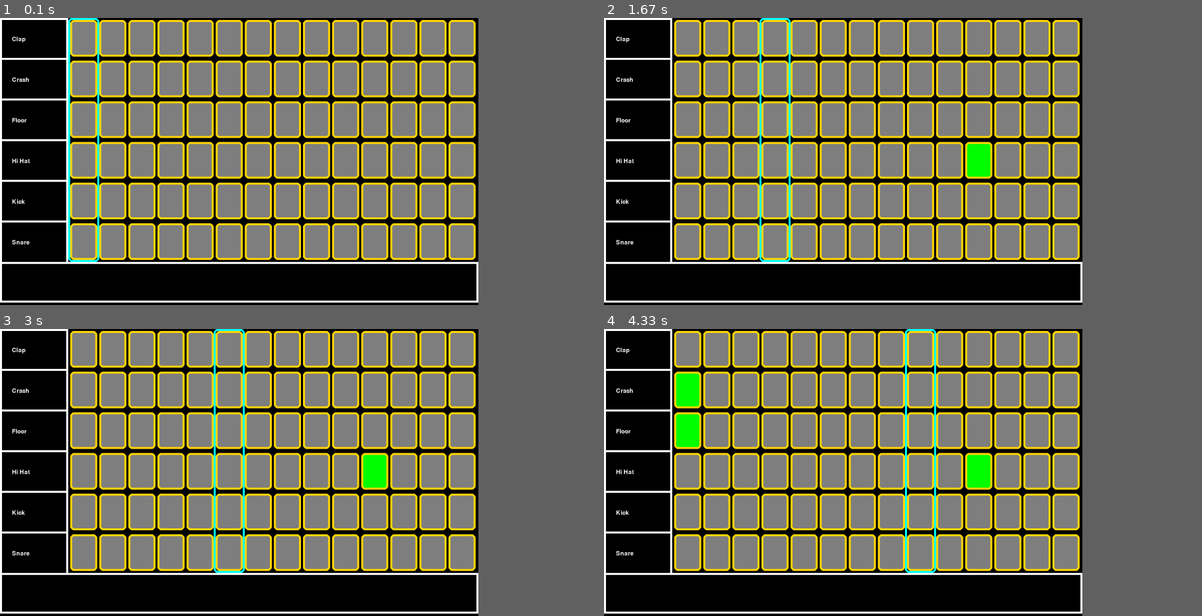
Above: before the commit, frames 1-4 (two rows, left to right).
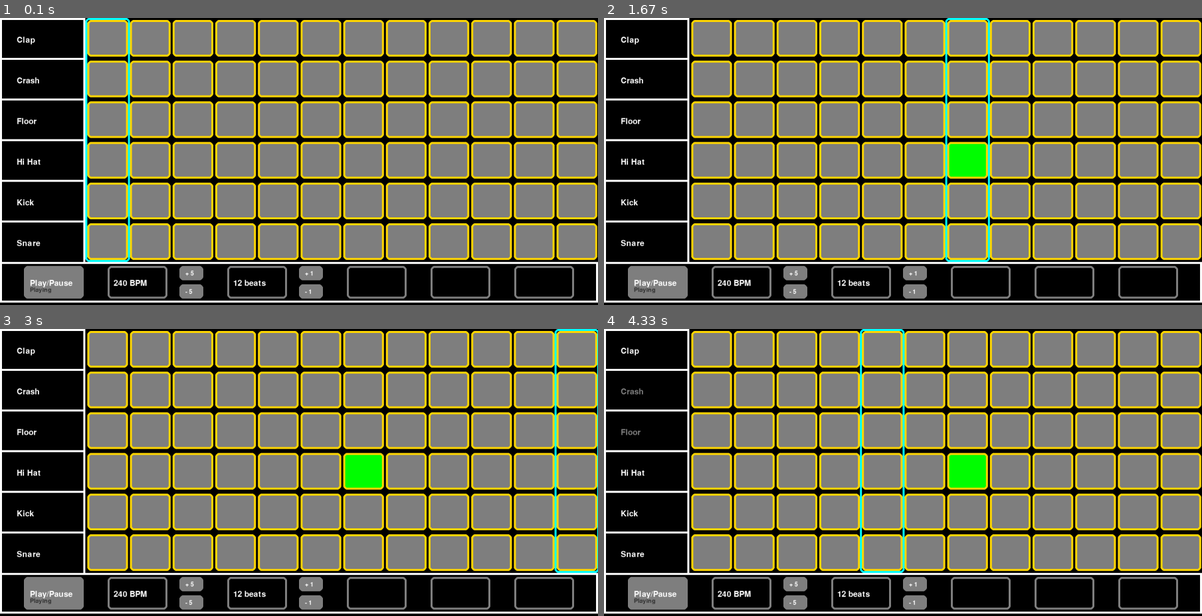
Above: after the commit, the same moments.

Repository: lukaszlukaszew/drum-machine-pygame
Game: pygame game, started from main.py
The game is run twice, just before and just after one commit, with the same random seed, the same clock (stepped at 60 frames per second) and the same inputs.
Inputs (mouse positions are in pixels of both pictures, inside the frame that each line leads up to):
- Up to frame 1 (0.1 s): no input
- Up to frame 2 (1.67 s): press the mouse at (968, 161) at 0.37 s; move the mouse to (843, 138) at 0.47 s; release the mouse at (717, 118) at 0.6 s
- Up to frame 3 (3 s): no input
- Up to frame 4 (4.33 s): click (681, 403) at 3.22 s; click (681, 443) at 3.55 s
In our replay, the window is 720x432 before the commit and 900x432 after it. These sizes can differ from the game's own. Grey fills any space a smaller window leaves; there, only what the larger window draws over its background counts as a difference.

The runs differ from the first frame. In frame 1, 31% of the frame differs, in the area x 2-100%, y 0-100%; in frame 2, 31%; in frame 3, 31%; in frame 4, 31%.

Commit message:
Add Play_Pause, BPM, Beats buttons

Diff:
--- a/configuration.py
+++ /dev/null
@@ -1,9 +0,0 @@
-"""App configuration"""
-
-# screen
-
-width, height, frame = 1200, 720, 5
-
-# player
-
-fps, bpm, beats = 60, 120, 14
--- a/functions.py
+++ b/functions.py
@@ -7,56 +7,117 @@
 import pygame
 from pygame import mixer
 
-import configuration as c
-import rgb as r
-
 
 def start_app():
     """Preparation of all necessary stuff and main app loop."""
-    active_beat, active_length, playing, beat_changed, beats = 0, 0, True, True, c.beats
-    beat_length = c.fps * 60 // c.bpm
+
     run = True
 
     pygame.init()
 
-    screen = pygame.display.set_mode([c.width, c.height])
-    label_font = pygame.font.Font('freesansbold.ttf', 15)
-    pygame.display.set_caption("Amazing Drum Machine Evolved")
+    window = {
+        "width": 1500,
+        "height": 720,
+        "frame": 5,
+        "window_measurement": 7,
+        "title": "Amazing Drum Machine Evolved"
+    }
+
+    fonts = {
+        "label": pygame.font.Font('freesansbold.ttf', 20),
+        "medium": pygame.font.Font('freesansbold.ttf', 15),
+    }
+
+    player = {
+        "bpm": 240,
+        "fps": 60,
+        "beats": 12,
+        "active_beat": 0,
+        "active_length": 0,
+        "playing": True,
+        "beat_changed": True,
+        "beat_length": None,
+        True: "Playing",
+        False: "Paused",
+    }
+
+    colors = {
+        "black": (0, 0, 0),
+        "white": (255, 255, 255),
+        "gray": (128, 128, 128),
+        "gold": (255, 215, 0),
+        "green": (0, 255, 0),
+        "blue": (0, 255, 255),
+        "dark_gray": (50, 50, 50),
+        "dark_green": (0, 100, 0),
+    }
+
+    screen = pygame.display.set_mode([window["width"], window["height"]])
+
+    pygame.display.set_caption(window["title"])
 
     samples = load_sounds()
     timer = pygame.time.Clock()
 
-    clicked = [[-1 for _ in range(c.beats)] for _ in range(len(samples))]
+    clicked = [[-1 for _ in range(player["beats"])] for _ in range(len(samples))]
 
     while run:
-        timer.tick(c.fps)
-        screen.fill(r.black)
-        boxes = draw_grid(label_font, beats, screen, samples, clicked, active_beat)
-        # play_pouse = pygame.draw.rect(screen, gray, [50, c.height - 150, 200, 100], 0, 5)
-        if beat_changed:
-            play_notes(samples, clicked, active_beat)
-            beat_changed = False
+        player["beat_length"] = player["fps"] * 60 // player["bpm"]
+        timer.tick(player["fps"])
+        screen.fill(colors["black"])
+
+        channels = draw_channels(screen, window, colors, fonts, samples)
+        boxes = draw_boxes(screen, window, player, colors, clicked, samples)
+        buttons = draw_menu(screen, window, colors, fonts, player)
+
+        if player["beat_changed"]:
+            play_notes(samples, clicked, player["active_beat"])
+            player["beat_changed"] = False
 
         for event in pygame.event.get():
             if event.type == pygame.QUIT:
                 run = False
             if event.type == pygame.MOUSEBUTTONDOWN:
-                for i, box in enumerate(boxes):
+                for _, box in enumerate(boxes):
                     if box[0].collidepoint(event.pos):
-                        coords = box[1]
-                        clicked[coords[1]][coords[0]] *= -1
-
-        if playing:
-            if active_length < beat_length:
-                active_length += 1
+                        clicked[box[1][1]][box[1][0]] *= -1
+            if event.type == pygame.MOUSEBUTTONUP:
+                if buttons["play_pause"].collidepoint(event.pos):
+                    player["playing"] = not player["playing"]
+                elif buttons["bpm_add"].collidepoint(event.pos):
+                    player["bpm"] = min(600, player["bpm"] + 5)
+                elif buttons["bpm_sub"].collidepoint(event.pos):
+                    player["bpm"] = max(1, player["bpm"] - 5)
+                elif buttons["beats_add"].collidepoint(event.pos):
+                    player["beats"] += 1
+                    for _, click in enumerate(clicked):
+                        click.append(-1)
+                elif buttons["beats_sub"].collidepoint(event.pos):
+                    player["beats"] = max(1, player["beats"] - 1)
+                    for _, click in enumerate(clicked):
+                        click.pop()
+
+                for i, rect in enumerate(channels):
+                    if rect.collidepoint(event.pos):
+                        samples[i][2] *= -1
+
+        screen.blit(
+            fonts["medium"].render(player[player["playing"]], True, colors["dark_gray"]), (
+                2 * window["width"] // 50 + 3 * window["frame"],
+                46 * window["height"] // 49
+            )
+        )
+        if player["playing"]:
+            if player["active_length"] < player["beat_length"]:
+                player["active_length"] += 1
             else:
-                active_length = 0
-                if active_beat < c.beats - 1:
-                    active_beat += 1
-                    beat_changed = True
+                player["active_length"] = 0
+                if player["active_beat"] < player["beats"] - 1:
+                    player["active_beat"] += 1
                 else:
-                    active_beat = 0
-                    beat_changed = True
+                    player["active_beat"] = 0
+
+                player["beat_changed"] = True
 
         pygame.display.flip()
 
@@ -70,69 +131,165 @@
     path = os.getcwd() + "\\sounds\\"
 
     for i, name in enumerate([f for f in listdir(path) if isfile(join(path, f))]):
-        samples[i] = (name[:-4].title(), mixer.Sound(path + name))
-
-    pygame.mixer.set_num_channels((len(samples)+1) * 4)
+        samples[i] = [name[:-4].title(), mixer.Sound(path + name), 1]  # name, mixer.Sound, active
+
+    pygame.mixer.set_num_channels((len(samples) + 1) * 4)
 
     return samples
 
 
-def draw_grid(label_font, beats, screen, samples, clicked, active_beat):
-    """Prepare all things visible on the screen"""
-    left_box = pygame.draw.rect(screen, r.white, [0, 0, c.width // 7, c.height // 7 * 6 + c.frame], c.frame)
-    bottom_box = pygame.draw.rect(screen, r.white, [0, c.height // 7 * 6, c.width, c.height // 7], c.frame)
-    boxes, instruments = [], len(samples)
+def draw_channels(screen, window, colors, fonts, samples):
+    """Draw all possible sound channels"""
+
+    # simplyfing code
+
+    w = window["width"] // window["window_measurement"]
+    h = window["height"] // window["window_measurement"]
+    f = window["frame"]
+
+    instruments = len(samples)
+
+    channels_rects = []
+
+    channels_box = pygame.draw.rect(screen, colors["white"], [0, 0, w, 6 * h + f], f)
 
     for i in range(instruments):
-        screen.blit(label_font.render(samples[i][0], True, r.white),
-                    (30, (c.height // 7 * 6 + c.frame) // (2 * instruments) * (2 * i + 1) - c.frame))
+        channel_rect = pygame.rect.Rect(
+            (0, ((6 * h + f) // instruments * i)),
+            (w, ((6 * h + f) // instruments ))
+        )
+
+        channels_rects.append(channel_rect)
+
+        if samples[i][2] == -1:
+            color = colors["gray"]
+        else:
+            color = colors["white"]
+
+        screen.blit(fonts["label"].render(samples[i][0], True, color),
+                    (w // 5, (6 * h + f) // (2 * instruments) * (2 * i + 1) - f))
         if i:
-            pygame.draw.line(screen, r.white, (c.frame, ((c.height // 7 * 6 + c.frame) // (2 * instruments) * i * 2)),
-                             (c.width // 7 - c.frame - 1, ((c.height // 7 * 6 + c.frame) // (2 * instruments) * i * 2)),
-                             c.frame)
+            pygame.draw.line(screen, colors["white"],
+                             (f, ((6 * h + f) // instruments * i)),
+                             (w - f - 1, ((6 * h + f) // instruments * i)),
+                             f)
+
+    return channels_rects
+
+
+def draw_boxes(screen, window, player, colors, clicked, samples):
+    """Draw boxes to represent beat line"""
+
+    # simplyfing code
+
+    w = window["width"] // window["window_measurement"]
+    h = window["height"] // window["window_measurement"]
+    f = window["frame"]
+
+    beats, instruments = player["beats"], len(clicked)
+
+    boxes = []
 
     for i in range(beats):
         for j in range(instruments):
             if clicked[j][i] == -1:
-                color = r.gray
+                color = colors["gray"]
+            elif samples[j][2] == 1:
+                color = colors["green"]
             else:
-                color = r.green
+                color = colors["dark_green"]
 
             rect = pygame.draw.rect(screen, color, [
-                c.width // 7 + c.width // 7 * 6 // beats * i + c.frame * 2,
-                (c.height // 7 * 6 + c.frame) // (2 * instruments) * j * 2 + c.frame * 2,
-                c.width // 7 * 6 // beats + c.frame - 2 * c.frame * 2,
-                (c.height // 7 * 6 + c.frame) // instruments - 2 * c.frame * 2
+                w + 6 * w // beats * i + 2 * f,
+                (6 * h + f) // instruments * j + 2 * f,
+                6 * w // beats - 3 * f,
+                (6 * h + f) // instruments - 4 * f
             ], 0)
 
-            pygame.draw.rect(screen, r.gold, [
-                c.width // 7 + c.width // 7 * 6 // beats * i + c.frame,
-                (c.height // 7 * 6 + c.frame) // (2 * instruments) * j * 2 + c.frame,
-                c.width // 7 * 6 // beats + c.frame - 2 * c.frame,
-                (c.height // 7 * 6 + c.frame) // instruments - 2 * c.frame
-            ], c.frame, 2 * c.frame)
-
-            pygame.draw.rect(screen, r.black, [
-                c.width // 7 + c.width // 7 * 6 // beats * i,
-                (c.height // 7 * 6 + c.frame) // (2 * instruments) * j * 2,
-                c.width // 7 * 6 // beats + c.frame,
-                (c.height // 7 * 6 + c.frame) // instruments
-            ], c.frame, 2 * c.frame)
+            pygame.draw.rect(screen, colors["gold"], [
+                w + 6 * w // beats * i + f,
+                (6 * h + f) // instruments * j + f,
+                6 * w // beats - f,
+                (6 * h + f) // instruments - 2 * f
+            ], f, 2 * f)
+
+            pygame.draw.rect(screen, colors["black"], [
+                w + 6 * w // beats * i,
+                (6 * h + f) // instruments * j,
+                6 * w // beats + f,
+                (6 * h + f) // instruments
+            ], f, 2 * f)
 
             boxes.append((rect, (i, j)))
 
-    active = pygame.draw.rect(screen, r.blue, [
-        c.width // 7 + c.width // 7 * 6 // beats * active_beat,
+    pygame.draw.rect(screen, colors["blue"], [
+        w + 6 * w // beats * player["active_beat"],
         0,
-        c.width // 7 * 6 // beats + c.frame,
-        (c.height // 7 * 6 + c.frame) - c.frame
-    ], c.frame, 2 * c.frame)
+        6 * w // beats + f,
+        6 * h
+    ], f, 2 * f)
 
     return boxes
+
+
+def draw_menu(screen, window, colors, fonts, player):
+    """Draw all buttons of bottom menu"""
+
+    # simplyfing code
+
+    w = window["width"]
+    h = window["height"] // window["window_measurement"]
+    f = window["frame"]
+
+    pygame.draw.rect(screen, colors["white"], [0, 6 * h, w, h], f)
+
+    buttons = {
+        "play_pause": pygame.draw.rect(screen, colors["gray"], [2 * w // 50, 6 * h + 2 * f, 5 * w // 50, h - 4 * f], 0, f * 2),
+        "bpm": pygame.draw.rect(screen, colors["gray"], [9 * w // 50, 6 * h + 2 * f, 5 * w // 50, h - 4 * f], f, 2 * f),
+        "bpm_add": pygame.draw.rect(screen, colors["gray"], [15 * w // 50, 6 * h + 2 * f, 2 * w // 50, h // 2 - 3 * f], 0, 2 * f),
+        "bpm_sub": pygame.draw.rect(screen, colors["gray"], [15 * w // 50, 6 * h + h // 2 + f,  2 * w // 50, h // 2 - 3 * f], 0, 2 * f),
+        "beats": pygame.draw.rect(screen, colors["gray"], [19 * w // 50, 6 * h + 2 * f, 5 * w // 50, h - 4 * f], f, 2 * f),
+        "beats_add": pygame.draw.rect(screen, colors["gray"], [25 * w // 50, 6 * h + 2 * f, 2 * w // 50, h // 2 - 3 * f], 0, 2 * f),
+        "beats_sub": pygame.draw.rect(screen, colors["gray"], [25 * w // 50, 6 * h + h // 2 + f, 2 * w // 50, h // 2 - 3 * f], 0, 2 * f),
+        "save": pygame.draw.rect(screen, colors["gray"], [29 * w // 50, 6 * h + 2 * f, 5 * w // 50, h - 4 * f], f, 2 * f),
+        "load": pygame.draw.rect(screen, colors["gray"], [36 * w // 50, 6 * h + 2 * f, 5 * w // 50, h - 4 * f], f, 2 * f),
+        "clear": pygame.draw.rect(screen, colors["gray"], [43 * w // 50, 6 * h + 2 * f, 5 * w // 50, h - 4 * f], f, 2 * f)
+    }
+
+    text = {
+        "play_pause": fonts["label"].render("Play/Pause", True, colors["white"]),
+        "bpm": fonts["label"].render(f'{player["bpm"]} BPM', True, colors["white"]),
+        "bpm_add": fonts["medium"].render("+ 5", True, colors["white"]),
+        "bpm_sub": fonts["medium"].render("- 5", True, colors["white"]),
+        "beats": fonts["label"].render(f'{player["beats"]} beat{"s" * (1 if player["beats"] else 0)}', True, colors["white"]),
+        "beats_add": fonts["medium"].render("+ 1", True, colors["white"]),
+        "beats_sub": fonts["medium"].render("- 1", True, colors["white"]),
+        #"save": (),
+        #"load": (),
+        #"clear": (),
+    }
+
+    text_positions = {
+        "play_pause": (2 * w // 50 + 3 * f, 6 * h + h // 3 + 2 * f),
+        "bpm": (9 * w // 50 + 3 * f, 6 * h + h // 3 + 2 * f),
+        "bpm_add": (15 * w // 50 + 3 * f, 6 * h + h // 8 + 2 * f),
+        "bpm_sub": (15 * w // 50 + 3 * f, 6 * h + h // 2 + h // 8 + f),
+        "beats": (19 * w // 50 + 3 * f, 6 * h + h // 3 + 2 * f),
+        "beats_add": (25 * w // 50 + 3 * f, 6 * h + h // 8 + 2 * f),
+        "beats_sub": (25 * w // 50 + 3 * f, 6 * h + h // 2 + h // 8 + f),
+        "save": (2000, 2000),
+        "load": (2000, 2000),
+        "clear": (2000, 2000),
+    }
+
+    for k, v in text.items():
+        screen.blit(v, text_positions[k])
+
+    return buttons
 
 
 def play_notes(samples, clicked, active_beat):
     """Play choosen sound"""
     for i, click in enumerate(clicked):
-        if click[active_beat] == 1:
+        if click[active_beat] == 1 and samples[i][2] == 1:
             samples[i][1].play()
--- a/main.py
+++ b/main.py
@@ -5,20 +5,18 @@
 if __name__ == "__main__":
     func.start_app()
 
+
+
     # TODO modification: how to make this OOP?
     # TODO modification: implement proper documentationz
-    # TODO modification: divide in to files
-    # TODO modification: set resolution based on system settings
+    # TODO modification: set resolution based on system settings, make screen adjustable
     # TODO modification: full screen on, off and swiitching with background
-    # TODO modification: adding instrument (limit, scroll above the limit, choosing music file)
+    # TODO modification: adding instrument (limit, scroll above the limit, choosing music file) no scroll
     # TODO modification: changing sound files
     # TODO modification: make sure that minimum resolution is defined and maksimum number of beats to show on screen
-    # TODO: modification: upgrade resizing
-    # TODO: modification: just don't do that... you know what
-    # TODO: modification: volume adjustment
     # TODO modification: choose better font
     # TODO modification: checking some fonts installed and choosing the proper one
     # TODO modification: adjust size of the font according to screen size
     # TODO knowledge: what are possible events in PYGAME?
     # TODO knowledge: what do below thingy? (pygame.time.clock)
-    # TODO how to replace more than one possibility at once (loading sounds?)
+    # TODO how to .replace more than one possibility at once (loading sounds?)
--- a/rgb.py
+++ /dev/null
@@ -1,8 +0,0 @@
-"""RGB values for basic colors"""
-
-black = (0, 0, 0)
-white = (255, 255, 255)
-gray = (128, 128, 128)
-gold = (255, 215, 0)
-green = (0, 255, 0)
-blue = (0, 255, 255)
